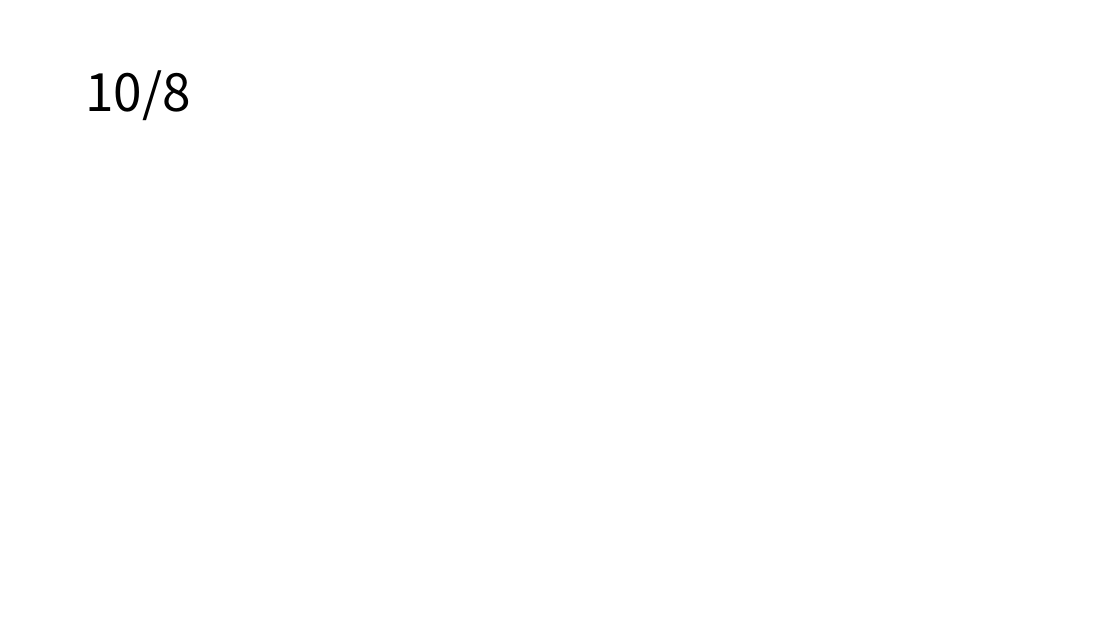
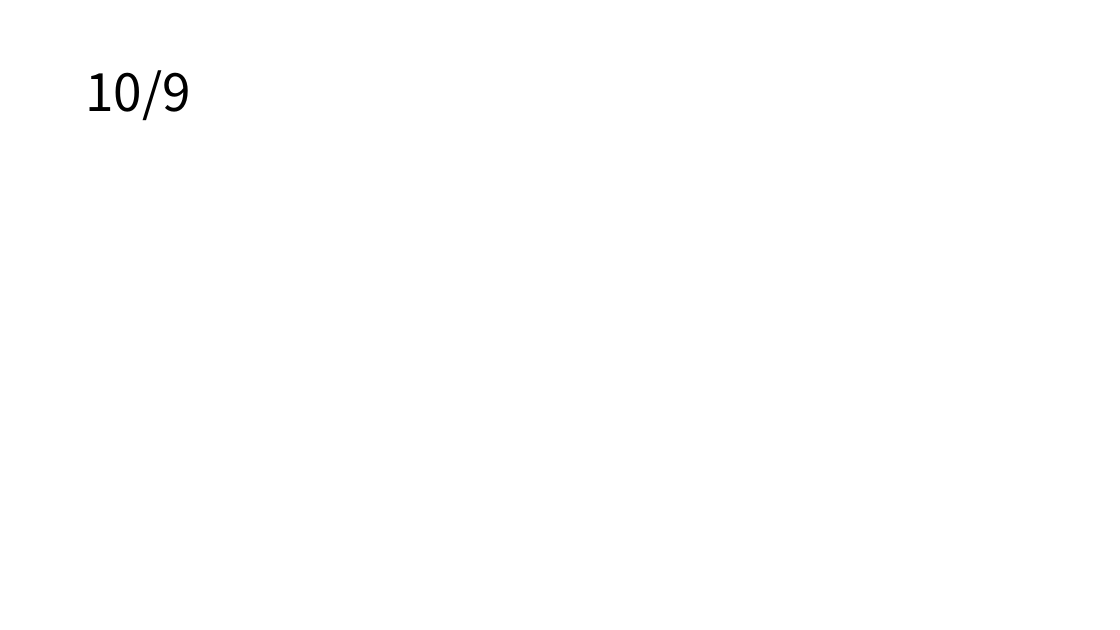
Before and after one commit to AE-26710/Time-Prediction, a slide deck: slide 1 of R5.pptx. Drawn at 1120x630 pixels with LibreOffice and Linux fonts; fonts in the diff are those of the drawing; grey boxes stand for pictures. Boxes give left, top, right and bottom in pixels: in the first picture for what was removed or moved away, otherwise in the second. Text is boxed around its words. In the diff, an @@ line names an element or a change of style, - is before the commit and + after.

```diff
--- a/R5.pptx
+++ b/R5.pptx
@@ title at [85, 70, 191, 121]: text changed @@
-10/8
+10/9
```
Also in this commit, not shown: 1 slide added.
